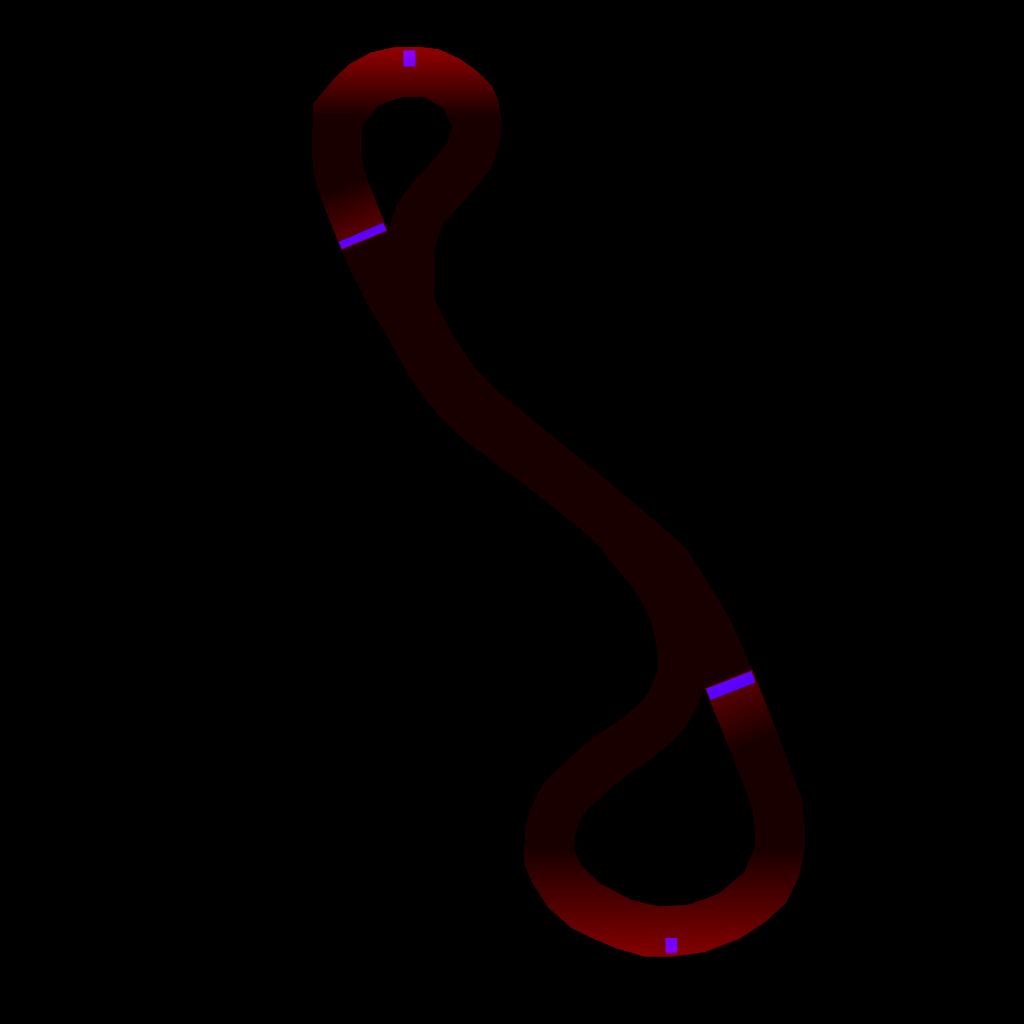
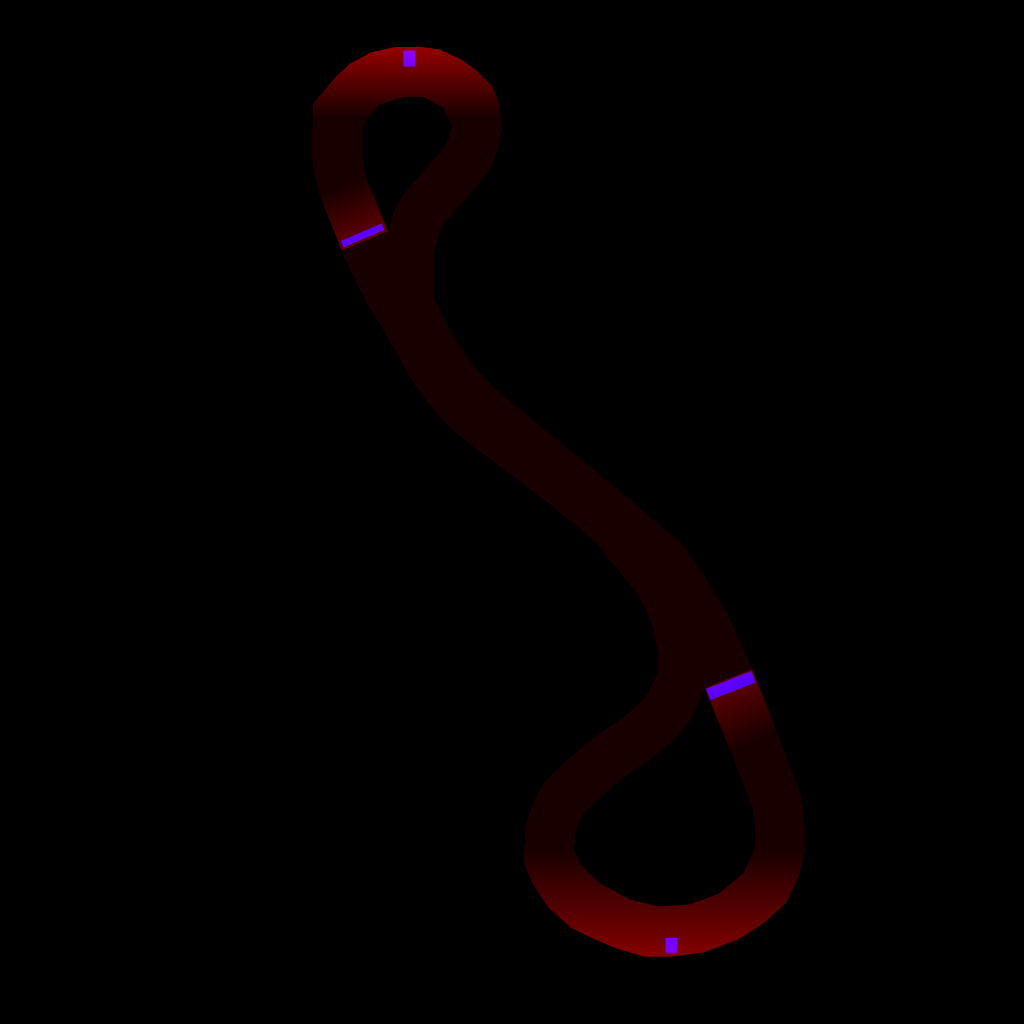
Revision of a layered 1024 x 1024 image; what changed, layer by layer:
painted on "Speed Boosts" over [338, 222, 387, 249]
